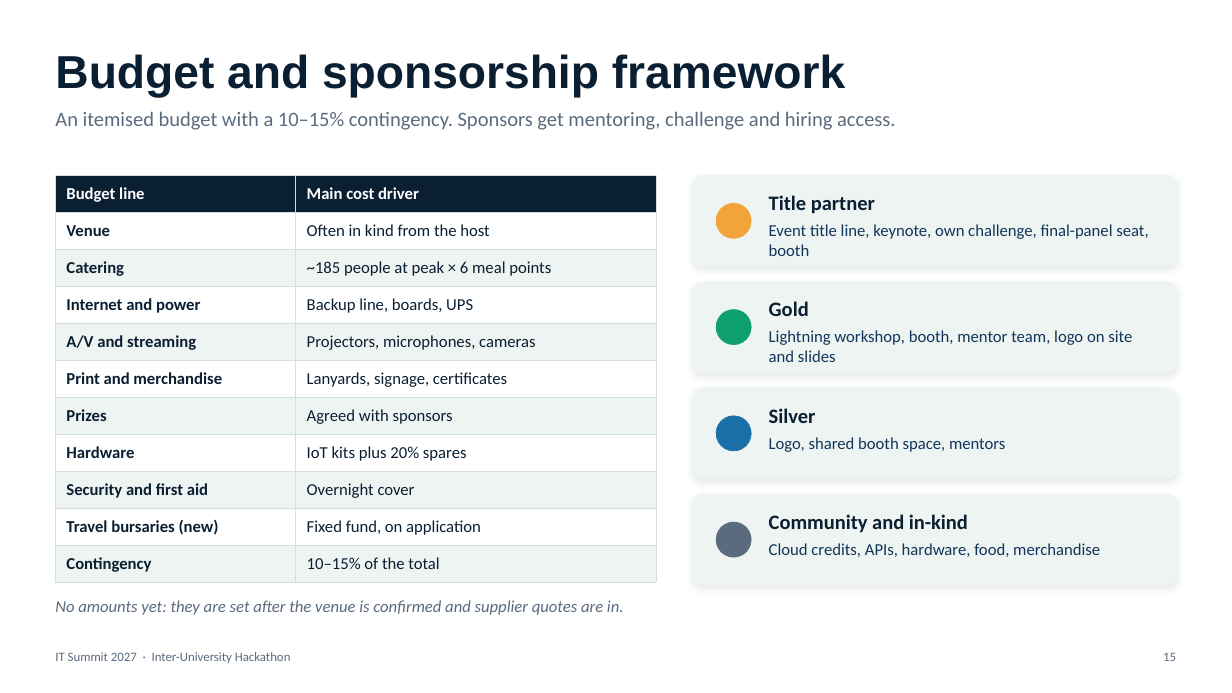
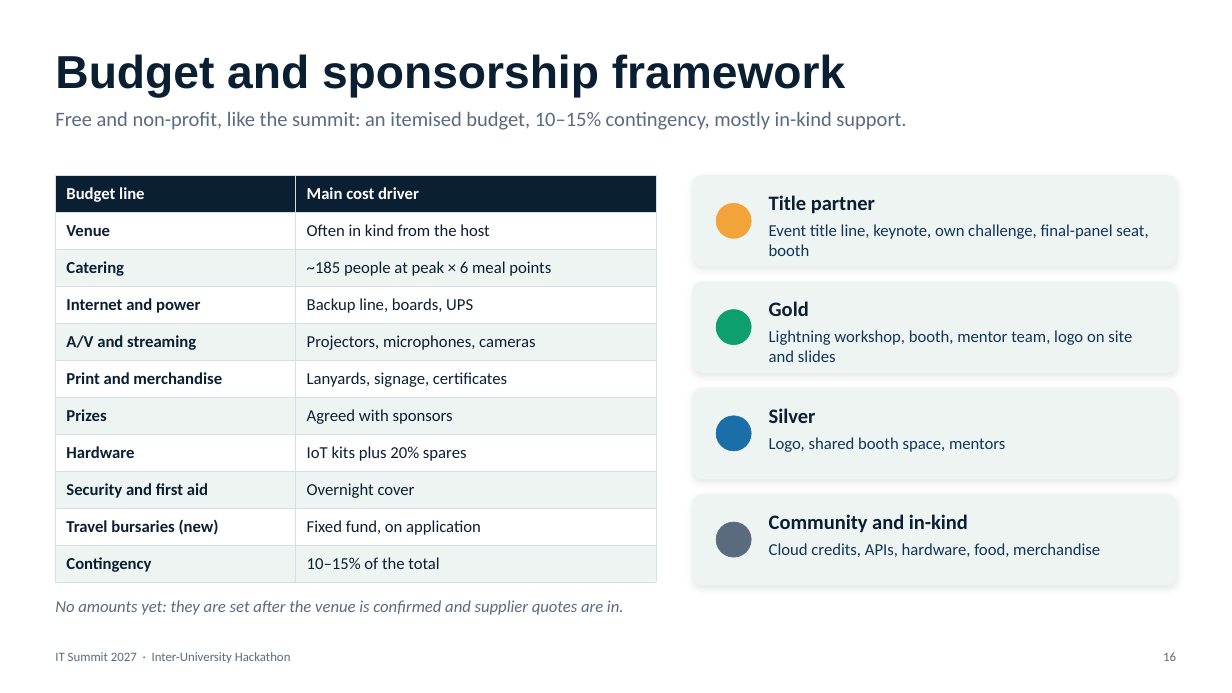
Before and after one commit to behlmohit30-pixel/ckaPrep01, a slide deck: slide 16 of it-summit-2027/IT_Summit_2027_Hackathon_Proposal.pptx (slide 15 before the commit). Drawn at 1232x693 pixels with LibreOffice and Linux fonts; fonts in the diff are those of the drawing. Boxes give left, top, right and bottom in pixels: in the first picture for what was removed or moved away, otherwise in the second. Text is boxed around its words. In the diff, an @@ line names an element or a change of style, - is before the commit and + after.

```diff
--- a/it-summit-2027/IT_Summit_2027_Hackathon_Proposal.pptx
+++ b/it-summit-2027/IT_Summit_2027_Hackathon_Proposal.pptx
@@ text at [55, 111, 906, 130]: text changed @@
-An itemised budget with a 10–15% contingency. Sponsors get mentoring, challenge and hiring access.
+Free and non-profit, like the summit: an itemised budget, 10–15% contingency, mostly in-kind support.
@@ page number at [1163, 652, 1176, 661]: text changed @@
-15
+16
```
Also in this commit, not shown: 11 other slides changed, 1 slide added, 5 other files.
